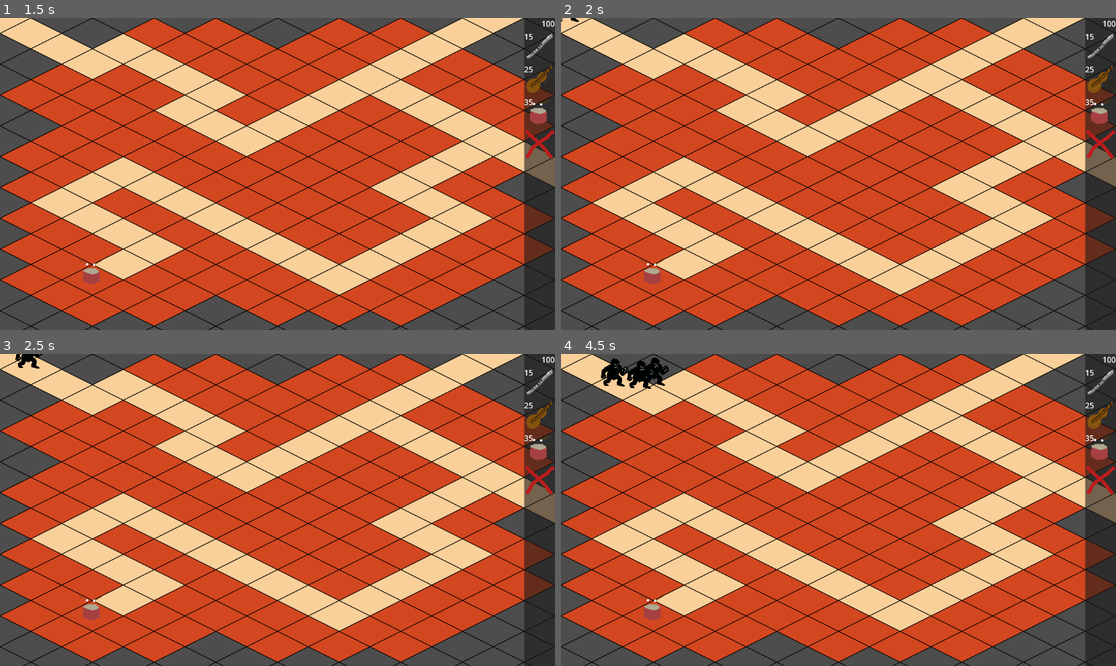
Above: before the commit, frames 1-4 (two rows, left to right).
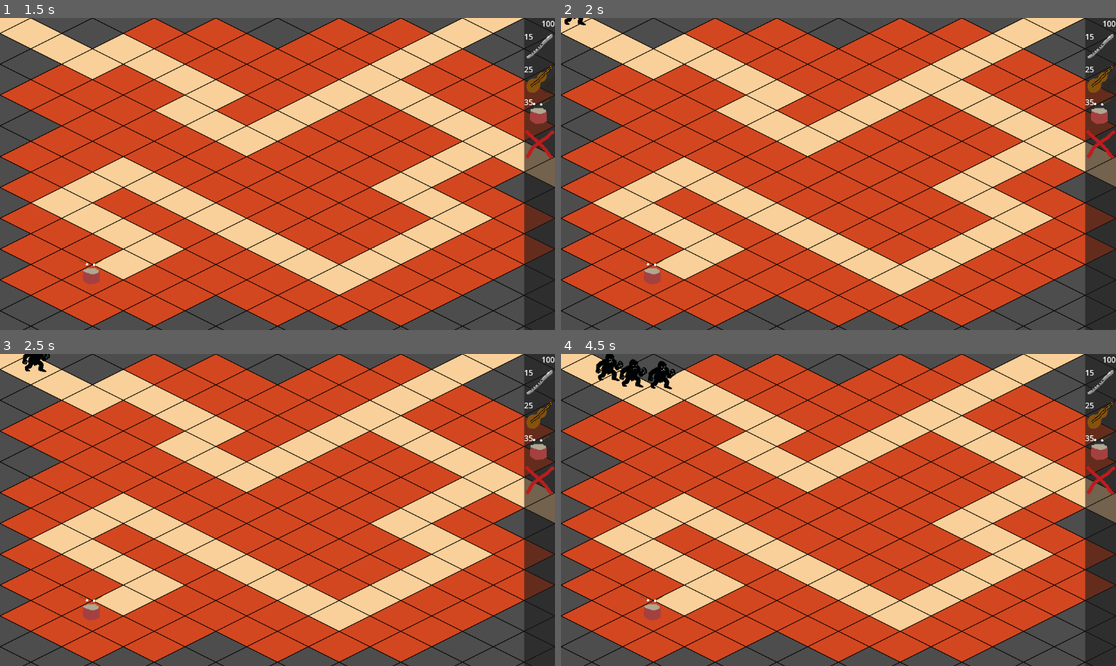
Above: after the commit, the same moments.

Repository: HedgeLizards/lout
Game: Godot game, scene res://scenes/world.tscn
The game is run twice, just before and just after one commit, with the same random seed, the same clock (stepped at 60 frames per second) and the same inputs.
Inputs (mouse positions are in pixels of both pictures, inside the frame that each line leads up to):
- Up to frame 1 (1.5 s): tap Enter at 0.5 s; move the mouse to (538, 46) at 0.52 s; click (538, 46) at 0.67 s; tap Space at 0.77, 1.25 s; move the mouse to (538, 80) at 1.27 s; click (538, 80) at 1.42 s
- Up to frame 2 (2 s): tap Space at 1.52 s
- Up to frame 3 (2.5 s): move the mouse to (538, 447) at 2.02 s; click (538, 447) at 2.17 s
- Up to frame 4 (4.5 s): move the mouse to (1099, 481) at 2.77 s; click (1099, 481) at 2.92 s; tap Space at 3.02, 3.77 s; move the mouse to (1005, 556) at 3.52 s; click (1005, 556) at 3.67 s; move the mouse to (672, 463) at 4.27 s; click (672, 463) at 4.42 s

Frame 1 is identical in both runs. In frame 2, less than 0.1% of the frame differs, in the area x 0-5%, y 0-3%; in frame 3, 0.2%; in frame 4, 0.7%, in the area x 6-21%, y 0-12%.

Commit message:
Split enemies over a different path combination each wave

Diff:
--- a/code/enemy.gd
+++ b/code/enemy.gd
@@ -1,6 +1,6 @@
 class_name Enemy extends PathFollow2D
 
-enum EnemyType { REGULAR, TANKY, FAST }
+enum EnemyType { REGULAR, FAST, TANKY }
 
 @export var type: EnemyType
 
@@ -16,16 +16,16 @@
 			health = 10
 			unculture = 5
 			gain = 1
+		EnemyType.FAST:
+			speed = 100
+			health = 5
+			unculture = 3
+			gain = 1
 		EnemyType.TANKY:
 			speed = 50
 			health = 20
 			unculture = 8
 			gain = 3
-		EnemyType.FAST:
-			speed = 100
-			health = 5
-			unculture = 3
-			gain = 1
 
 func move():
 
--- a/code/waves.gd
+++ b/code/waves.gd
@@ -15,23 +15,57 @@
 ]
 
 enum WaveType { REGULAR_THEN_FAST, TANKY_THEN_REGULAR }
-enum EnemyType { REGULAR, TANKY, FAST }
+enum EnemyType { REGULAR, FAST, TANKY }
 
 @export var initial_beats_until_spawn = 2.0
 @export var beats_until_spawn_factor = 1.0
 @export var types: Array[WaveType]
 
 var current_wave = 0
+var current_path = 0
 var beats_during_this_wave = -5
 
 @onready var beats_until_spawn = initial_beats_until_spawn
 @onready var spawn_progress = -beats_until_spawn / 2
+@onready var path_combinations = calculate_path_combinations()
+
+func calculate_path_combinations():
+	var combinations = []
+	var number_of_paths = $'../Paths'.get_child_count()
+
+	for i in number_of_paths:
+		var positions = []
+
+		for j in i + 1:
+			positions.push_back(j)
+
+		while true:
+			combinations.push_back(positions.duplicate())
+
+			var active_position = i
+
+			while active_position >= 0:
+				if positions[active_position] < number_of_paths - 1 - (i - active_position):
+					positions[active_position] += 1
+
+					for j in i - active_position:
+						positions[active_position + 1 + j] = positions[active_position] + 1 + j
+
+					break
+
+				active_position -= 1
+
+			if active_position == -1:
+				break
+
+	return combinations
 
 func spawn():
 	beats_during_this_wave += 1
 
 	if beats_during_this_wave == BEATS_DURING_WAVE:
 		current_wave += 1
+		current_path = 0
 		beats_during_this_wave = -BEATS_BETWEEN_WAVES
 		beats_until_spawn *= beats_until_spawn_factor
 		spawn_progress = -beats_until_spawn / 2
@@ -55,10 +89,14 @@
 	var offset_angle = randf() * TAU
 
 	enemy.type = type
-	enemy.h_offset = cos(offset_angle) * 32
-	enemy.v_offset = sin(offset_angle) * 32
+	enemy.h_offset = cos(offset_angle) * 16
+	enemy.v_offset = sin(offset_angle) * 16
 
-	$'../Paths/Path2D'.add_child(enemy)
+	var path_combination = path_combinations[current_wave % path_combinations.size()]
+
+	$'../Paths'.get_child(path_combination[current_path]).add_child(enemy)
+
+	current_path = (current_path + 1) % path_combination.size()
 
 func call_next_wave_early():
 	if beats_during_this_wave < -1:
--- a/scenes/level.tscn
+++ b/scenes/level.tscn
@@ -36,6 +36,18 @@
 }
 point_count = 15
 
+[sub_resource type="Curve2D" id="Curve2D_ppgk2"]
+_data = {
+"points": PackedVector2Array(0, 0, 0, 0, 1024, 0, 0, 0, 0, 0, 768, 128, 0, 0, 0, 0, 1024, 256, 0, 0, 0, 0, 832, 352, 0, 0, 0, 0, 960, 416, 0, 0, 0, 0, 704, 544, 0, 0, 0, 0, 256, 320, 0, 0, 0, 0, 128, 384, 0, 0, 0, 0, 320, 480, 0, 0, 0, 0, 192, 544)
+}
+point_count = 10
+
+[sub_resource type="Curve2D" id="Curve2D_2r41h"]
+_data = {
+"points": PackedVector2Array(0, 0, 0, 0, 1152, 320, 0, 0, 0, 0, 1024, 256, 0, 0, 0, 0, 832, 352, 0, 0, 0, 0, 960, 416, 0, 0, 0, 0, 704, 544, 0, 0, 0, 0, 256, 320, 0, 0, 0, 0, 128, 384, 0, 0, 0, 0, 320, 480, 0, 0, 0, 0, 192, 544)
+}
+point_count = 9
+
 [node name="Level" type="Node2D"]
 y_sort_enabled = true
 script = ExtResource("1_mx8sn")
@@ -56,9 +68,17 @@
 [node name="Paths" type="Node2D" parent="."]
 y_sort_enabled = true
 
-[node name="Path2D" type="Path2D" parent="Paths"]
+[node name="Path2D1" type="Path2D" parent="Paths"]
 y_sort_enabled = true
 curve = SubResource("Curve2D_rwgxs")
+
+[node name="Path2D2" type="Path2D" parent="Paths"]
+y_sort_enabled = true
+curve = SubResource("Curve2D_ppgk2")
+
+[node name="Path2D3" type="Path2D" parent="Paths"]
+y_sort_enabled = true
+curve = SubResource("Curve2D_2r41h")
 
 [node name="Towers" type="Node2D" parent="."]
 unique_name_in_owner = true
Not shown: 1 places in scenes/level.tscn that only renumber resources
